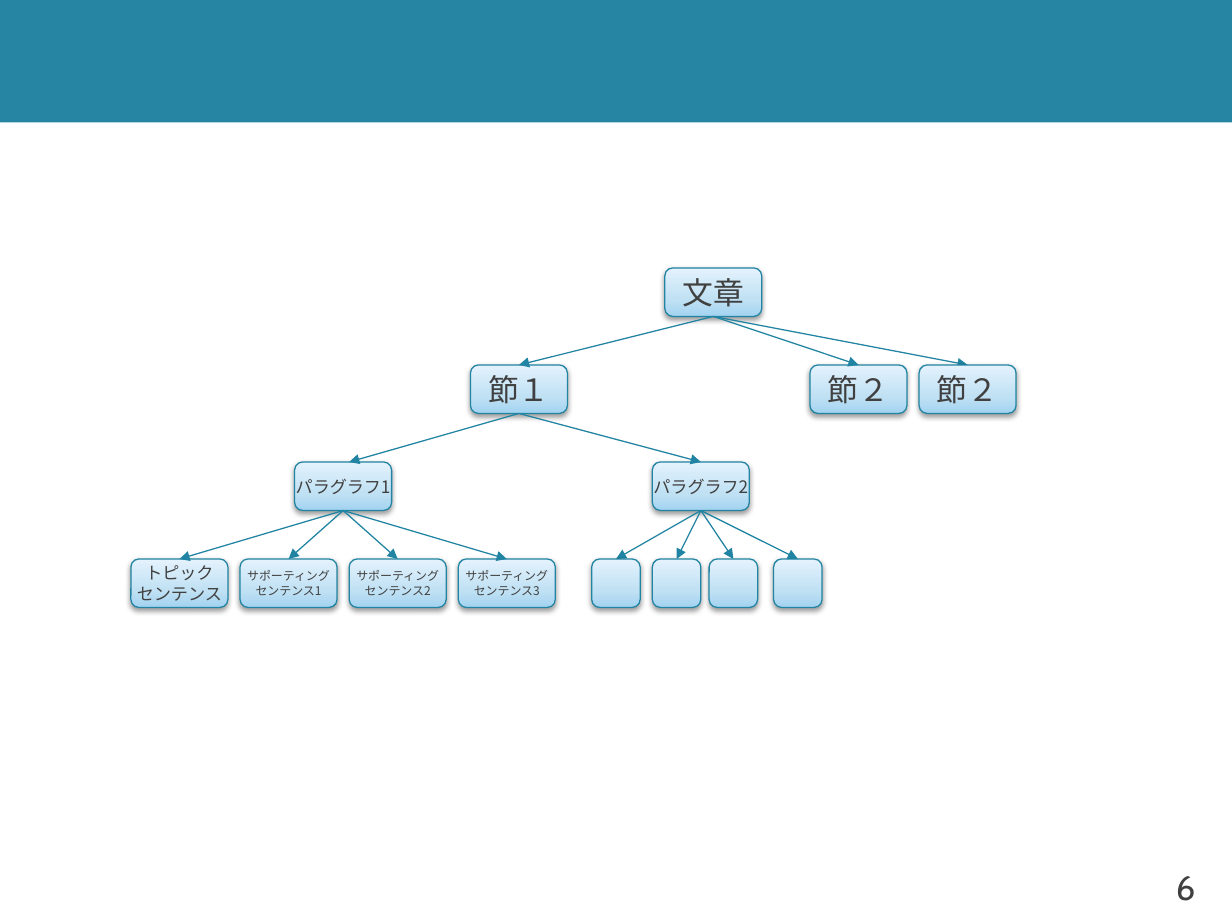
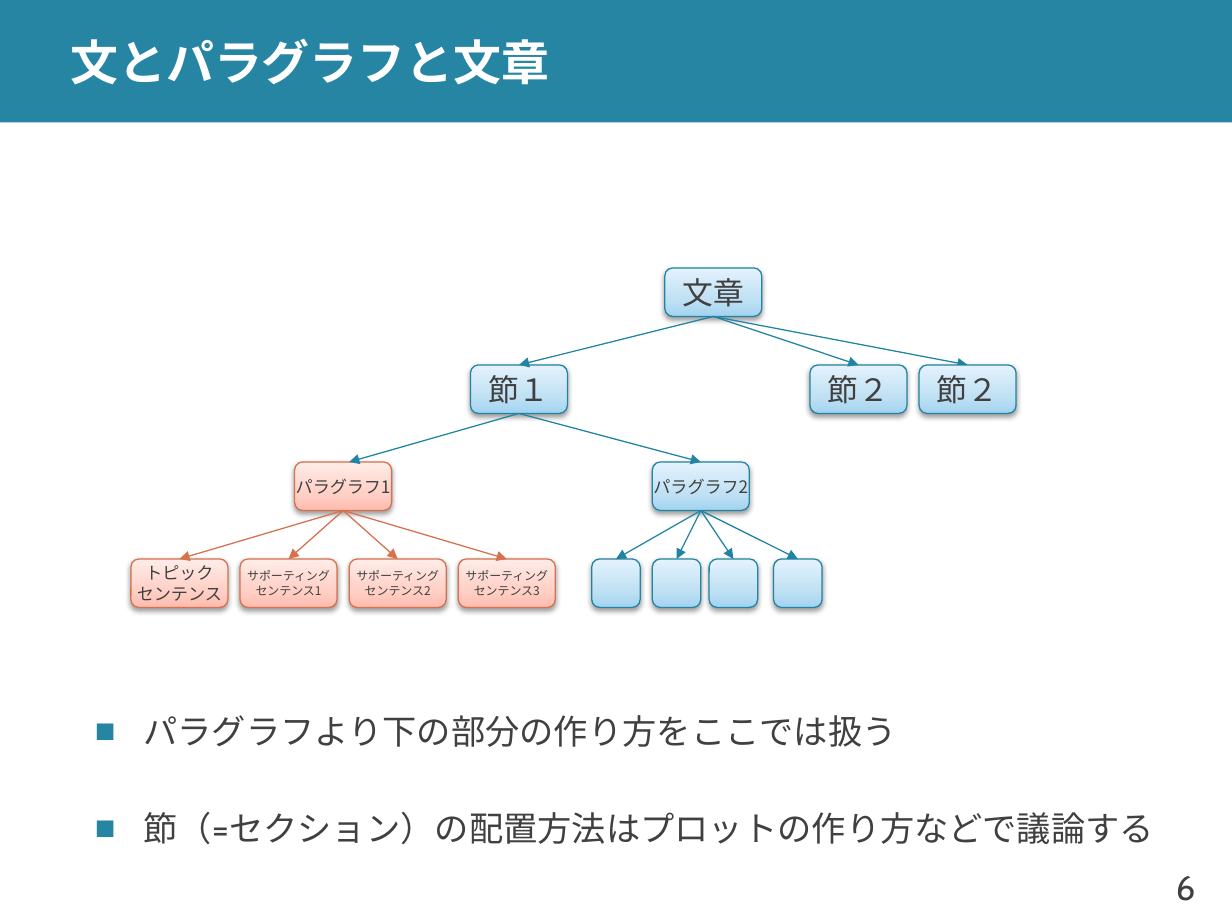
Before and after one commit to shioya-lab/how-to, a slide deck: slide 6 of writing.pptx. Drawn at 1232x924 pixels with LibreOffice and Linux fonts; fonts in the diff are those of the drawing. Boxes give left, top, right and bottom in pixels: in the first picture for what was removed or moved away, otherwise in the second. Text is boxed around its words. In the diff, an @@ line names an element or a change of style, - is before the commit and + after.

```diff
--- a/writing.pptx
+++ b/writing.pptx
@@ title added at [71, 38, 549, 85], 28 pt, text #FFFFFF, bold @@
+文とパラグラフと文章
@@ arrow (344, 510) - (180, 559): stroke #2184A2 0.75 pt to #D7714D 0.75 pt @@
@@ arrow (344, 510) - (288, 559): stroke #2184A2 0.75 pt to #D7714D 0.75 pt @@
@@ arrow (344, 510) - (398, 559): stroke #2184A2 0.75 pt to #D7714D 0.75 pt @@
@@ arrow (344, 510) - (506, 559): stroke #2184A2 0.75 pt to #D7714D 0.75 pt @@
@@ fill gradient #A4D5F1 to #C0E0F4 to #E6F3FC to gradient #FFBEB0 to #FFD0C7 to #FFEDEA; outline #2184A2 0.75 pt to #D7714D 0.75 pt in 5 elements at [294, 462, 392, 510], [131, 559, 228, 607], [240, 559, 338, 607], [349, 559, 446, 607], [458, 559, 556, 607] @@
@@ text added at [143, 715, 1154, 844], 20 pt, text #404040 @@
+■ パラグラフより下の部分の作り方をここでは扱う
+■ 節（=セクション）の配置方法はプロットの作り方などで議論する
```
Also in this commit, not shown: 7 other slides changed, 6 slides added, 1 slide removed.
